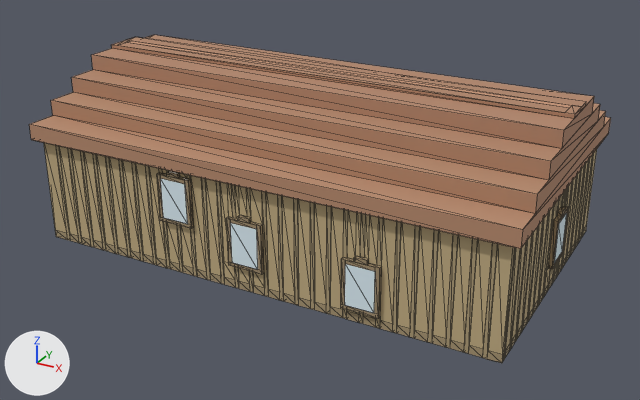
The glTF model assets/edificios/aserradero_03.glb as it was, and as the next commit left it.
Both versions are drawn from a 50 mm lens placed at (16.64, -22.52, 10.15), pointed at (6.75, -4.54, 1.16). Lighting does not change. The marker at lower left points along +X, +Y and +Z. The first picture is the older version. Mesh edges are drawn as thin lines. Vertices at exactly the same position are counted once.

The older version as bpy lines, for what is in view:
```python
me_aserradero_03 = bpy.data.meshes.new('aserradero_03')
me_aserradero_03.from_pydata(...)  # 1064 vertices, 1334 faces; spans x 0.4..12.8, y -7.8..-0.4, z 0.0..4.4
me_aserradero_03.materials.append(mat_vertexcolor)
ob_aserradero_03 = bpy.data.objects.new('aserradero_03', me_aserradero_03)
ob_aserradero_03.location = (0.0, 0.0, 0.0)
```
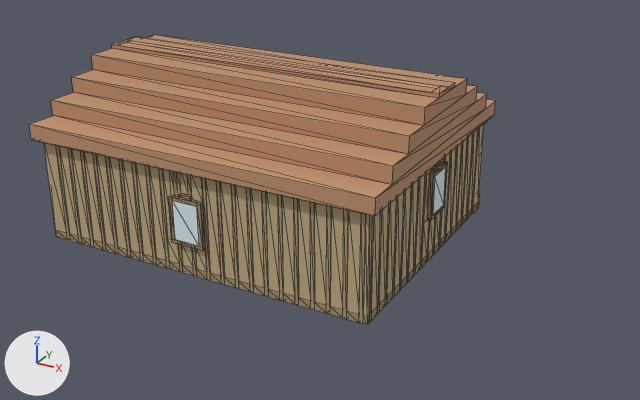
The newer file is also turned or shifted as a whole; pictures and numbers use the older file's frame.

Pixel boxes (x1, y1, x2, y2) of what changed, in the pictures (640 x 400 px; the box of a moved part takes in the faces that stretch with it):
'aserradero_03', reshaped (20% narrower, 12% shorter): before (29, 35, 611, 363); after (29, 35, 496, 325)
part 1 of me_aserradero_03, moved or reshaped: before (29, 118, 611, 363); after (29, 101, 496, 325)
part 2 of me_aserradero_03, cut back: before (157, 168, 265, 293); after (162, 169, 207, 276)
part 3 of me_aserradero_03, recoloured: before (143, 42, 610, 229); after (143, 42, 495, 198)

Diff of the bpy script that builds the scene:
```diff
--- a/assets/edificios/aserradero_03.glb.py
+++ b/assets/edificios/aserradero_03.glb.py
@@ me_aserradero_03 @@
 # used by ob_aserradero_03; location = (0.0, 0.0, 0.0)
-me_aserradero_03.from_pydata(...)  # 1064 vertices, 1334 faces; spans x 0.4..12.8, y -7.8..-0.4, z 0.0..4.4
+me_aserradero_03.from_pydata(...)  # 825 vertices, 1044 faces; spans x 0.4..9.8, y -7.8..-0.4, z 0.0..4.4
+# me_aserradero_03 part 1: 28 vertices moved from x 4.6..12.8, y -7.8..-0.4, z 1.6..4.4 to x 4.4..9.8, y -7.8..-0.4, z 0.0..4.4; 421 vertices removed from x 4.3..12.8, y -7.8..-0.4, z 0.0..2.7; 216 vertices added at x 4.4..9.8, y -7.8..-0.4, z 0.0..2.7
+# me_aserradero_03 part 2: 12 vertices moved from x 4.5..5.1, y -7.7..-7.6, z 1.3..2.6 to x 4.5..5.1, y -7.7..-7.6, z 0.8..2.1; 54 vertices removed from x 4.2..7.0, y -7.7..-7.6, z 0.6..2.7; 20 vertices added at x 4.3..5.4, y -7.7..-7.6, z 0.8..2.1
+# me_aserradero_03 part 3: 63 kept faces spanning x 0.4..9.8, y -7.8..-0.4, z 2.7..4.4 get new vertex colours; the middle colour goes from brown #b4886c to brown #be906e
+# other edits to the shape of me_aserradero_03 do not show in these pictures
 me_aserradero_03.materials.append(mat_vertexcolor)
```
